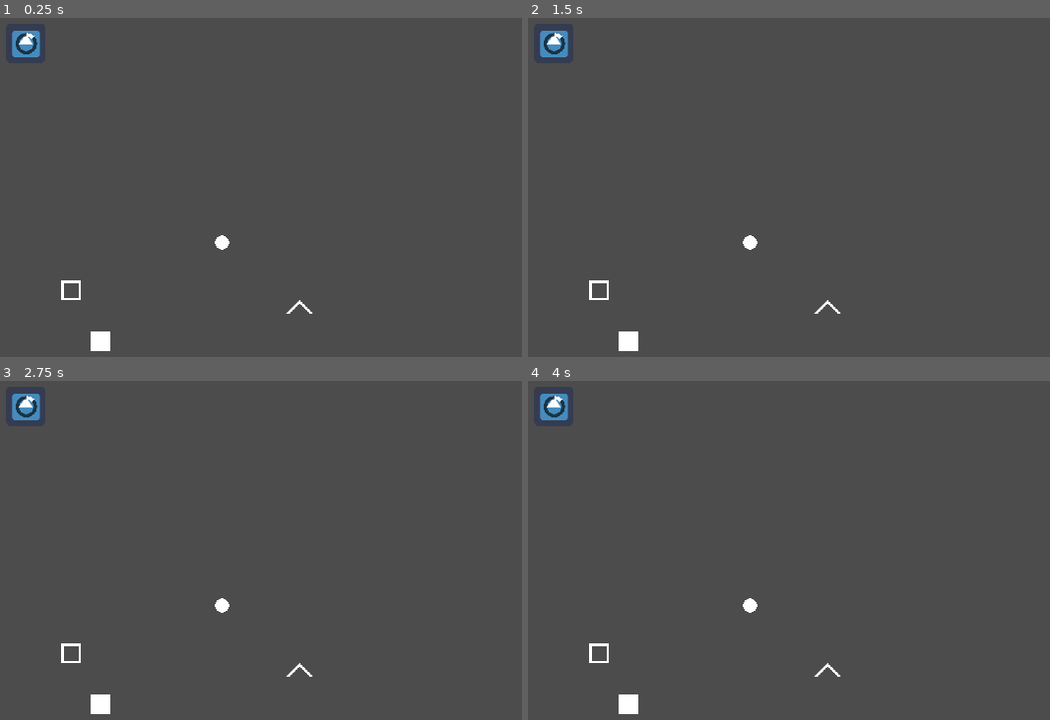
Above: before the commit, frames 1-4 (two rows, left to right).
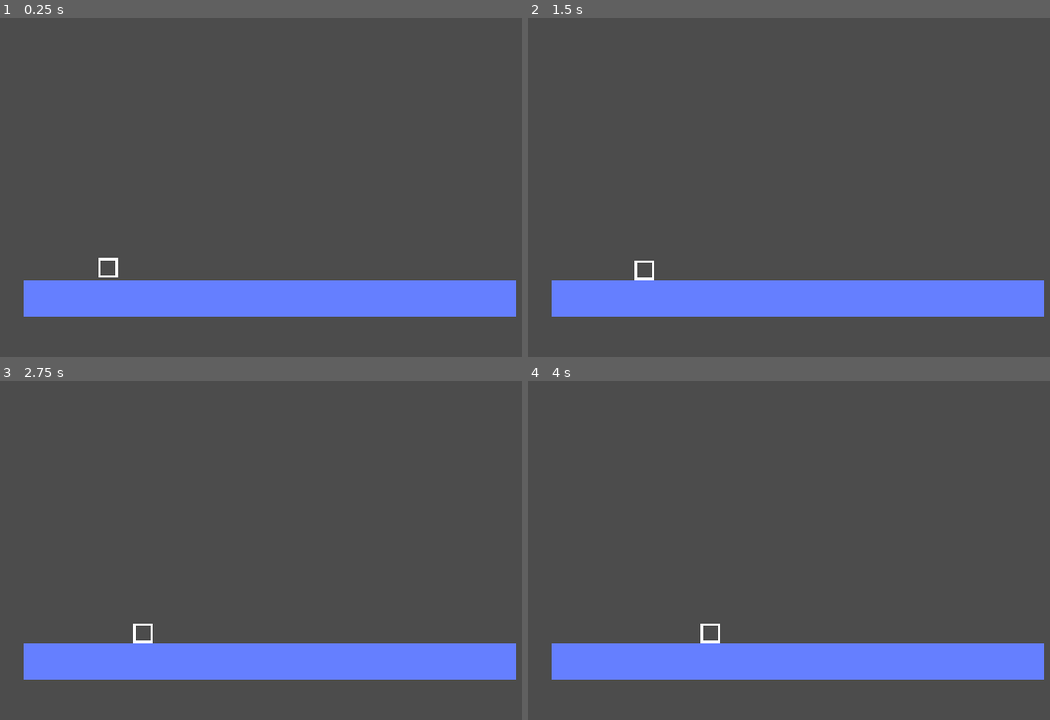
Above: after the commit, the same moments.

Repository: ktosox/GWJ68
Game: Godot game, scene res://test/feature_playground.tscn
The game is run twice, just before and just after one commit, with the same random seed, the same clock (stepped at 60 frames per second) and the same inputs. The project has no main scene, so this scene is started directly. The engine's default icon, where the game draws it, is replaced by a stand-in: a white triangle on a blue panel in a dark square.
Inputs (mouse positions are in pixels of both pictures, inside the frame that each line leads up to):
- Up to frame 1 (0.25 s): no input
- Up to frame 2 (1.5 s): tap Enter at 0.5 s; move the mouse to (945, 160) at 0.52 s; press the mouse at (945, 160) at 0.53 s; move the mouse to (616, 204) at 1.27 s; release the mouse at (616, 204) at 1.28 s; click (616, 204) at 1.35 s
- Up to frame 3 (2.75 s): tap Space at 2 s; move the mouse to (323, 448) at 2.02 s; press the mouse at (323, 448) at 2.03 s
- Up to frame 4 (4 s): tap Enter at 2.75 s; move the mouse to (731, 635) at 2.77 s; release the mouse at (731, 635) at 2.78 s; click (731, 635) at 2.85 s; tap Space at 3.5 s; move the mouse to (1008, 611) at 3.52 s; press the mouse at (1008, 611) at 3.53 s

The runs differ from the first frame. In frame 1, 11% of the frame differs, in the area x 2-99%, y 3-99%; in frame 2, 11%; in frame 3, 11%; in frame 4, 11%.

Commit message:
more WIP / placeholder things

Diff:
--- a/Game/project.godot
+++ b/Game/project.godot
@@ -7,6 +7,16 @@
 ;   param=value ; assign values to parameters
 
 config_version=4
+
+_global_script_classes=[ {
+"base": "Resource",
+"class": "TurretData",
+"language": "GDScript",
+"path": "res://turret_data.gd"
+} ]
+_global_script_class_icons={
+"TurretData": ""
+}
 
 [application]
 
@@ -40,7 +50,10 @@
 
 2d_physics/layer_1="DO NOT USE"
 2d_physics/layer_2="Wall"
+2d_physics/layer_3="Player"
+2d_physics/layer_4="Player Attack"
 2d_physics/layer_5="Enemy"
+2d_physics/layer_6="Enemy Attack"
 
 [physics]
 
--- a/Game/stuff/base_bullet.gd
+++ /dev/null
@@ -1 +0,0 @@
-extends RigidBody2D
--- /dev/null
+++ b/Game/stuff/enemy.tscn
@@ -0,0 +1,5 @@
+[gd_scene format=2]
+
+[node name="Enemy" type="RigidBody2D"]
+
+[node name="CollisionShape2D" type="CollisionShape2D" parent="."]
--- /dev/null
+++ b/Game/stuff/forge_heart.tscn
@@ -0,0 +1,22 @@
+[gd_scene load_steps=3 format=2]
+
+[ext_resource path="res://resources/box.png" type="Texture" id=1]
+
+[sub_resource type="RectangleShape2D" id=1]
+extents = Vector2( 60, 40 )
+
+[node name="ForgeHeart" type="Node2D"]
+
+[node name="Box" type="Sprite" parent="."]
+position = Vector2( 0, -40 )
+scale = Vector2( 3.75, 2.51562 )
+texture = ExtResource( 1 )
+
+[node name="RigidBody2D" type="RigidBody2D" parent="."]
+position = Vector2( 0, -40 )
+collision_layer = 6
+collision_mask = 48
+mode = 1
+
+[node name="CollisionShape2D" type="CollisionShape2D" parent="RigidBody2D"]
+shape = SubResource( 1 )
--- /dev/null
+++ b/Game/stuff/turret_stuff/barrel.gd
@@ -0,0 +1,3 @@
+extends Node2D
+
+export var spread = 1.0 #
--- /dev/null
+++ b/Game/stuff/turret_stuff/barrel.tscn
@@ -0,0 +1,10 @@
+[gd_scene load_steps=2 format=2]
+
+[ext_resource path="res://stuff/turret_stuff/barrel.gd" type="Script" id=1]
+
+[node name="Barrel" type="Node2D"]
+script = ExtResource( 1 )
+
+[node name="Line2D" type="Line2D" parent="."]
+points = PoolVector2Array( 0, 0, 50, 0 )
+width = 20.0
--- /dev/null
+++ b/Game/stuff/turret_stuff/base.tscn
@@ -0,0 +1,3 @@
+[gd_scene format=2]
+
+[node name="Base" type="Node2D"]
--- a/Game/stuff/base_bullet.tscn
+++ b/Game/stuff/turret_stuff/bullet.tscn
@@ -1,15 +1,13 @@
-[gd_scene load_steps=4 format=2]
+[gd_scene load_steps=3 format=2]
 
 [ext_resource path="res://resources/dot.png" type="Texture" id=1]
-[ext_resource path="res://stuff/base_bullet.gd" type="Script" id=2]
 
 [sub_resource type="CircleShape2D" id=1]
 radius = 11.0
 
 [node name="Bullet" type="RigidBody2D"]
-collision_layer = 0
+collision_layer = 8
 collision_mask = 18
-script = ExtResource( 2 )
 
 [node name="Dot" type="Sprite" parent="."]
 texture = ExtResource( 1 )
--- /dev/null
+++ b/Game/stuff/turret_stuff/turret.gd
@@ -0,0 +1,28 @@
+extends Node2D
+
+# created out of a base + barrel + ammo type
+
+# uses base for battery size + re-charge rate + efficency mod
+
+# barrel
+
+var battery_max = 100.0
+
+var battery_current = 0.0
+
+var charge_rate = 0.5
+
+var efficiency_discount = 0.0
+
+#var speed = 0.0
+
+var damage = 0.0
+
+var cost = 0.0
+
+var cooldown = 0.0
+
+var bonus_range
+
+
+var tooltip_scene = preload("res://ui/turret_tooltip.tscn")
--- /dev/null
+++ b/Game/stuff/turret_stuff/turret.tscn
@@ -0,0 +1,6 @@
+[gd_scene load_steps=2 format=2]
+
+[ext_resource path="res://stuff/turret_stuff/turret.gd" type="Script" id=1]
+
+[node name="Turret" type="Node2D"]
+script = ExtResource( 1 )
--- a/Game/test/feature_playground.gd
+++ b/Game/test/feature_playground.gd
@@ -16,6 +16,8 @@
 func _process(delta):
 	if progress:
 		$Icon/TextureProgress.value += delta * 40.0
+	else:
+		$Icon/TextureProgress.value -= delta * 15.0
 	pass
 
 
--- a/Game/test/feature_playground.tscn
+++ b/Game/test/feature_playground.tscn
@@ -8,11 +8,18 @@
 [ext_resource path="res://resources/box.png" type="Texture" id=6]
 [ext_resource path="res://resources/square.png" type="Texture" id=7]
 
+[sub_resource type="RectangleShape2D" id=1]
+extents = Vector2( 400, 30 )
+
+[sub_resource type="RectangleShape2D" id=2]
+extents = Vector2( 16, 16 )
+
 [node name="FeaturePlayground" type="Node2D"]
 script = ExtResource( 2 )
 
 [node name="Icon" type="Sprite" parent="."]
 position = Vector2( 285, 132 )
+scale = Vector2( 2, 2 )
 texture = ExtResource( 3 )
 
 [node name="TextureProgress" type="TextureProgress" parent="Icon"]
@@ -47,7 +54,38 @@
 
 [node name="Arrow" type="Sprite" parent="."]
 position = Vector2( 730, 564 )
+scale = Vector2( 2, 2 )
 texture = ExtResource( 4 )
+
+[node name="Camera2D" type="Camera2D" parent="."]
+position = Vector2( 640, -360 )
+current = true
+
+[node name="StaticBody2D" type="StaticBody2D" parent="."]
+position = Vector2( 682, -172 )
+collision_layer = 2
+collision_mask = 16
+constant_linear_velocity = Vector2( 60, 0 )
+
+[node name="Line2D" type="Line2D" parent="StaticBody2D"]
+points = PoolVector2Array( 400, 0, -400, 0 )
+width = 60.0
+
+[node name="CollisionShape2D" type="CollisionShape2D" parent="StaticBody2D"]
+shape = SubResource( 1 )
+
+[node name="RigidBody2D" type="RigidBody2D" parent="."]
+position = Vector2( 421, -225 )
+collision_layer = 16
+collision_mask = 18
+mode = 2
+applied_force = Vector2( -80, 0 )
+
+[node name="CollisionShape2D" type="CollisionShape2D" parent="RigidBody2D"]
+shape = SubResource( 2 )
+
+[node name="Box" type="Sprite" parent="RigidBody2D"]
+texture = ExtResource( 6 )
 
 [connection signal="mouse_entered" from="Icon/TextureProgress" to="." method="_on_TextureProgress_mouse_entered"]
 [connection signal="mouse_exited" from="Icon/TextureProgress" to="." method="_on_TextureProgress_mouse_exited"]
--- a/Game/world/world.tscn
+++ b/Game/world/world.tscn
@@ -1,6 +1,10 @@
-[gd_scene load_steps=2 format=2]
+[gd_scene load_steps=3 format=2]
 
 [ext_resource path="res://world/world.gd" type="Script" id=1]
+[ext_resource path="res://stuff/forge_heart.tscn" type="PackedScene" id=2]
 
 [node name="World" type="Node2D"]
 script = ExtResource( 1 )
+
+[node name="ForgeHeart" parent="." instance=ExtResource( 2 )]
+position = Vector2( -3, -17 )
Not shown: 1 places in Game/test/feature_playground.tscn that only renumber resources
Not shown, changed: GDD.odp
